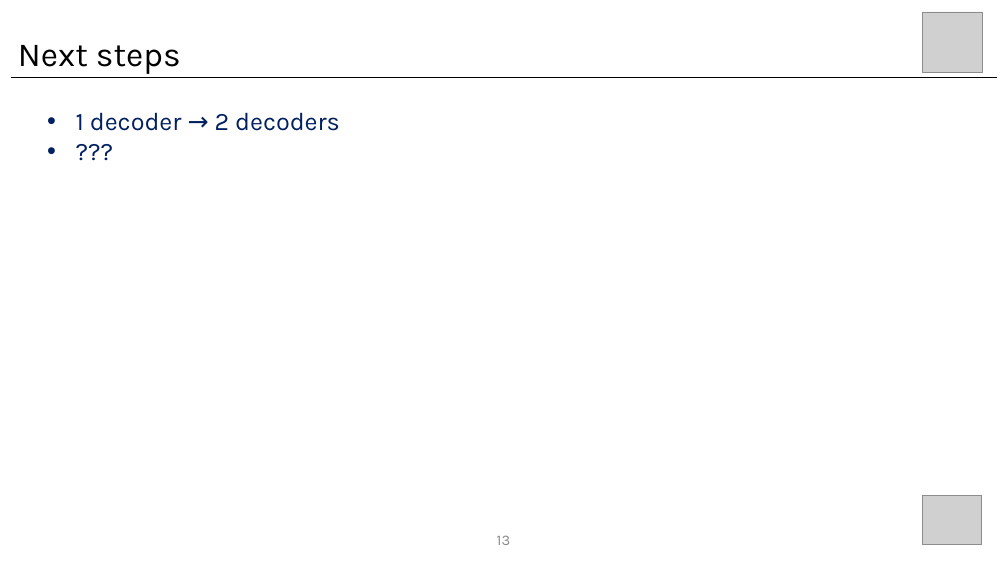
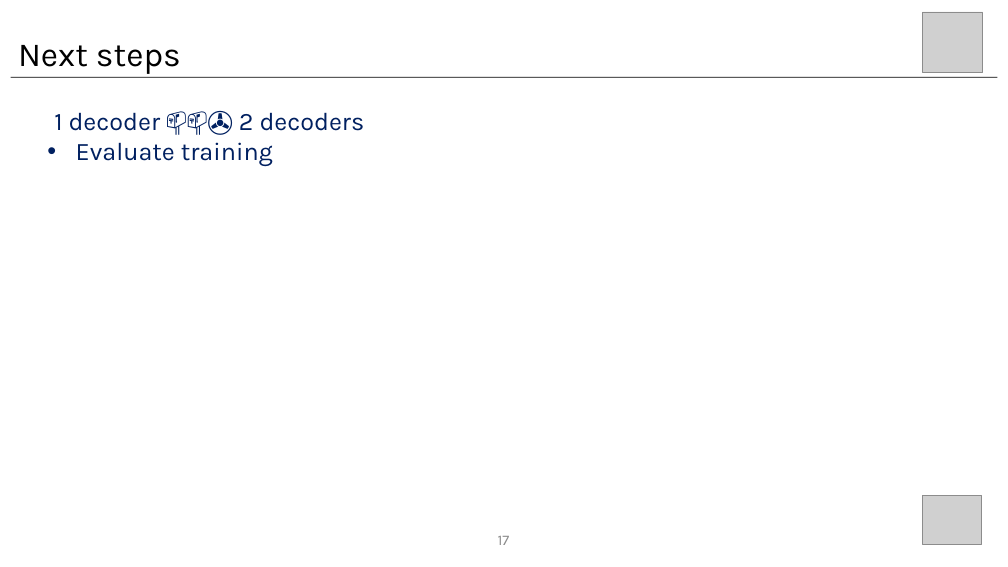
Before and after one commit to wangyi111/Building-Vectorization-3D, a slide deck: slide 17 of assets/reports/20201029_BuildNetwork.pptx (slide 13 before the commit). Drawn at 1008x567 pixels with LibreOffice and Linux fonts; fonts in the diff are those of the drawing; grey boxes stand for pictures. Boxes give left, top, right and bottom in pixels: in the first picture for what was removed or moved away, otherwise in the second. Text is boxed around its words. In the diff, an @@ line names an element or a change of style, - is before the commit and + after.

```diff
--- a/assets/reports/20201029_BuildNetwork.pptx
+++ b/assets/reports/20201029_BuildNetwork.pptx
@@ line (11, 77) - (997, 77): stroke #000000 0.5 pt to #000000 0.75 pt @@
@@ text at (x1=54, y1=112, x2=365, y2=167): text changed @@
-• 1 decoder → 2 decoders
-• ???
+1 decoder 📫📫✇ 2 decoders
+• Evaluate training
@@ page number at (x1=498, y1=536, x2=510, y2=545): text changed; text colour #8C8C8C to #8B8B8B @@
-13
+17
```
Also in this commit, not shown: 11 other slides changed, 5 slides added, 1 slide removed, 1 other file.
